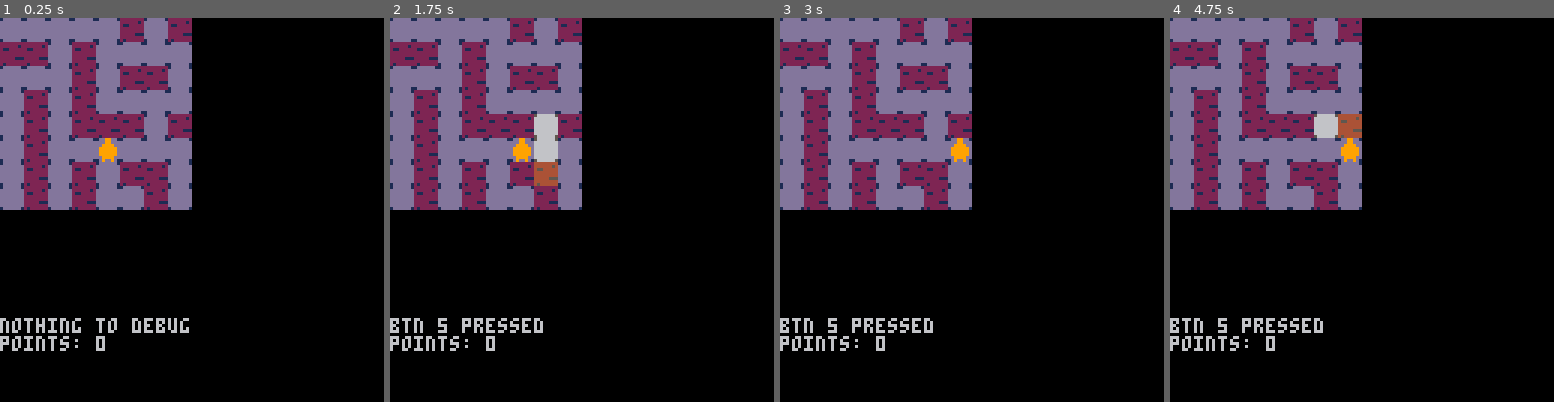
Above: before the commit, frames 1-4 (left to right).
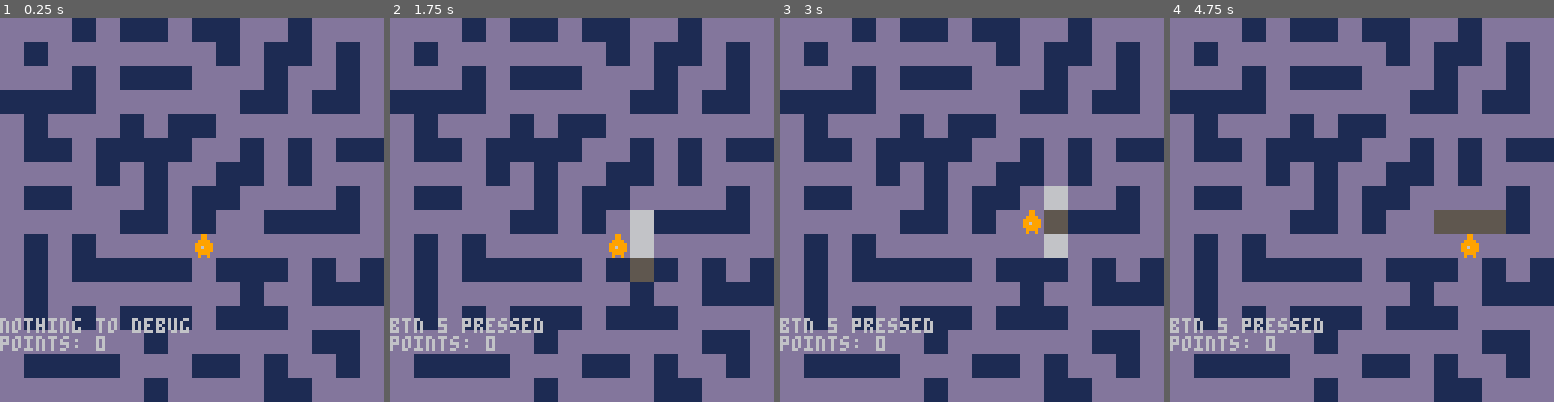
Above: after the commit, the same moments.

Repository: trashtiergames/gmtk-jam-2023
Game: PICO-8 cartridge gmtk-jam-2023.p8
Two runs of this game, one before a commit and one after it. Both use one fixed random seed, a clock stepped at 60 frames per second and the inputs below.
Inputs:
- Up to frame 1 (0.25 s): no input
- Up to frame 2 (1.75 s): tap X (X key) at 0.33, 1.07 s; tap O (Z key) at 0.7, 1.7 s; hold Right from 1.6 s (still down)
- Up to frame 3 (3 s): tap X (X key) at 1.85, 2.97 s; release Right at 2.1 s; tap O (Z key) at 2.1, 2.5, 2.9 s; hold Up 2.15-2.42 s; hold Right from 2.47 s (still down)
- Up to frame 4 (4.75 s): release Right at 3.03 s; hold Left 3.08-3.58 s; tap O (Z key) every 0.4 s from 3.3 to 4.5 s; hold Down 3.63-3.97 s; hold Right 4.02-4.68 s; tap X (X key) at 4.08 s; hold Up from 4.73 s (still down)

The runs differ from the first frame. In frame 1, 87% of the frame differs, in the area x 0-100%, y 0-100%; in frame 2, 88%; in frame 3, 87%; in frame 4, 88%.

Commit message:
Make map bigger

Diff:
--- a/gmtk-jam-2023.p8
+++ b/gmtk-jam-2023.p8
@@ -178,23 +178,39 @@
 
 
 
+…(8 lines of a section not shown)…
 __gff__
-0000000000000000000000000000000000000000000000000000000000000000000100000000000000000000000000000001000000000000000000000000000000000000000000000000000000000000000000000000000000000000000000000000000000000000000000000000000000000000000000000000000000000000
+0000010101010101000000000000000000000101010100010000000000000000000100000001010100000000000000000000000000000000000000000000000000000000000000000000000000000000000000000000000000000000000000000000000000000000000000000000000000000000000000000000000000000000
 0000000000000000000000000000000000000000000000000000000000000000000000000000000000000000000000000000000000000000000000000000000000000000000000000000000000000000000000000000000000000000000000000000000000000000000000000000000000000000000000000000000000000000
 __map__
-2222222222212221000000000000000000000000000000000000000000000000000000000000000000000000000000000000000000000000000000000000000000000000000000000000000000000000000000000000000000000000000000000000000000000000000000000000000000000000000000000000000000000000
-2121222122222222000000000000000000000000000000000000000000000000000000000000000000000000000000000000000000000000000000000000000000000000000000000000000000000000000000000000000000000000000000000000000000000000000000000000000000000000000000000000000000000000
-2222222122212122000000000000000000000000000000000000000000000000000000000000000000000000000000000000000000000000000000000000000000000000000000000000000000000000000000000000000000000000000000000000000000000000000000000000000000000000000000000000000000000000
-2221222122222222000000000000000000000000000000000000000000000000000000000000000000000000000000000000000000000000000000000000000000000000000000000000000000000000000000000000000000000000000000000000000000000000000000000000000000000000000000000000000000000000
-2221222121212221000000000000000000000000000000000000000000000000000000000000000000000000000000000000000000000000000000000000000000000000000000000000000000000000000000000000000000000000000000000000000000000000000000000000000000000000000000000000000000000000
-2221222222222222000000000000000000000000000000000000000000000000000000000000000000000000000000000000000000000000000000000000000000000000000000000000000000000000000000000000000000000000000000000000000000000000000000000000000000000000000000000000000000000000
-2221222122212122000000000000000000000000000000000000000000000000000000000000000000000000000000000000000000000000000000000000000000000000000000000000000000000000000000000000000000000000000000000000000000000000000000000000000000000000000000000000000000000000
-2221222122222122000000000000000000000000000000000000000000000000000000000000000000000000000000000000000000000000000000000000000000000000000000000000000000000000000000000000000000000000000000000000000000000000000000000000000000000000000000000000000000000000
-…(8 lines of a section not shown)…
+0101012101212101212101012101010100000000000000000000000000000000000000000000000000000000000000000000000000000000000000000000000000000000000000000000000000000000000000000000000000000000000000000000000000000000000000000000000000000000000000000000000000000000
+0121010101010101012101212101210100000000000000000000000000000000000000000000000000000000000000000000000000000000000000000000000000000000000000000000000000000000000000000000000000000000000000000000000000000000000000000000000000000000000000000000000000000000
+0101012101212121010101210101210100000000000000000000000000000000000000000000000000000000000000000000000000000000000000000000000000000000000000000000000000000000000000000000000000000000000000000000000000000000000000000000000000000000000000000000000000000000
+2121212101010101010121210121210100000000000000000000000000000000000000000000000000000000000000000000000000000000000000000000000000000000000000000000000000000000000000000000000000000000000000000000000000000000000000000000000000000000000000000000000000000000
+0121010101210121210101010101010100000000000000000000000000000000000000000000000000000000000000000000000000000000000000000000000000000000000000000000000000000000000000000000000000000000000000000000000000000000000000000000000000000000000000000000000000000000
+0121210121212121010121012101212100000000000000000000000000000000000000000000000000000000000000000000000000000000000000000000000000000000000000000000000000000000000000000000000000000000000000000000000000000000000000000000000000000000000000000000000000000000
+0101010121012101012121012101010100000000000000000000000000000000000000000000000000000000000000000000000000000000000000000000000000000000000000000000000000000000000000000000000000000000000000000000000000000000000000000000000000000000000000000000000000000000
+0121210101012101212101010101210100000000000000000000000000000000000000000000000000000000000000000000000000000000000000000000000000000000000000000000000000000000000000000000000000000000000000000000000000000000000000000000000000000000000000000000000000000000
+0101010101212101210101212121210100000000000000000000000000000000000000000000000000000000000000000000000000000000000000000000000000000000000000000000000000000000000000000000000000000000000000000000000000000000000000000000000000000000000000000000000000000000
+0121012101010101010101010101010100000000000000000000000000000000000000000000000000000000000000000000000000000000000000000000000000000000000000000000000000000000000000000000000000000000000000000000000000000000000000000000000000000000000000000000000000000000
+0121012121212121012121210121012100000000000000000000000000000000000000000000000000000000000000000000000000000000000000000000000000000000000000000000000000000000000000000000000000000000000000000000000000000000000000000000000000000000000000000000000000000000
+0121010101010101010121010121212100000000000000000000000000000000000000000000000000000000000000000000000000000000000000000000000000000000000000000000000000000000000000000000000000000000000000000000000000000000000000000000000000000000000000000000000000000000
+0121012101212121012121210101010100000000000000000000000000000000000000000000000000000000000000000000000000000000000000000000000000000000000000000000000000000000000000000000000000000000000000000000000000000000000000000000000000000000000000000000000000000000
+0101010101012101010101010121210100000000000000000000000000000000000000000000000000000000000000000000000000000000000000000000000000000000000000000000000000000000000000000000000000000000000000000000000000000000000000000000000000000000000000000000000000000000
+0121212121010101212101210101210100000000000000000000000000000000000000000000000000000000000000000000000000000000000000000000000000000000000000000000000000000000000000000000000000000000000000000000000000000000000000000000000000000000000000000000000000000000
+0101010101012101010101212101010100000000000000000000000000000000000000000000000000000000000000000000000000000000000000000000000000000000000000000000000000000000000000000000000000000000000000000000000000000000000000000000000000000000000000000000000000000000
+…(8 lines of a section not shown)…
--- a/player.lua
+++ b/player.lua
@@ -3,10 +3,10 @@
 
 function player:init()
   -- grid x and y
-  self.gx = 4
-  self.gy = 5
-  self.x = 32
-  self.y = 40
+  self.gx = 8
+  self.gy = 9
+  self.x = self.gx * 8
+  self.y = self.gy * 8
   self.sprite = 64
   self.direction = "up"
   self.light = {}
@@ -23,8 +23,8 @@
 	if (btnp(3)) new_y += 1 player.direction = "down"
 
 	if can_move(new_x,new_y) then
-		player.gx = mid(0,new_x,7)
-		player.gy = mid(0,new_y,7)
+		player.gx = mid(0,new_x,15)
+		player.gy = mid(0,new_y,15)
 	else
 		-- sfx(0)
 	end
Not shown, changed: 55 lines of the sprite sheet (__gfx__) section of gmtk-jam-2023.p8
